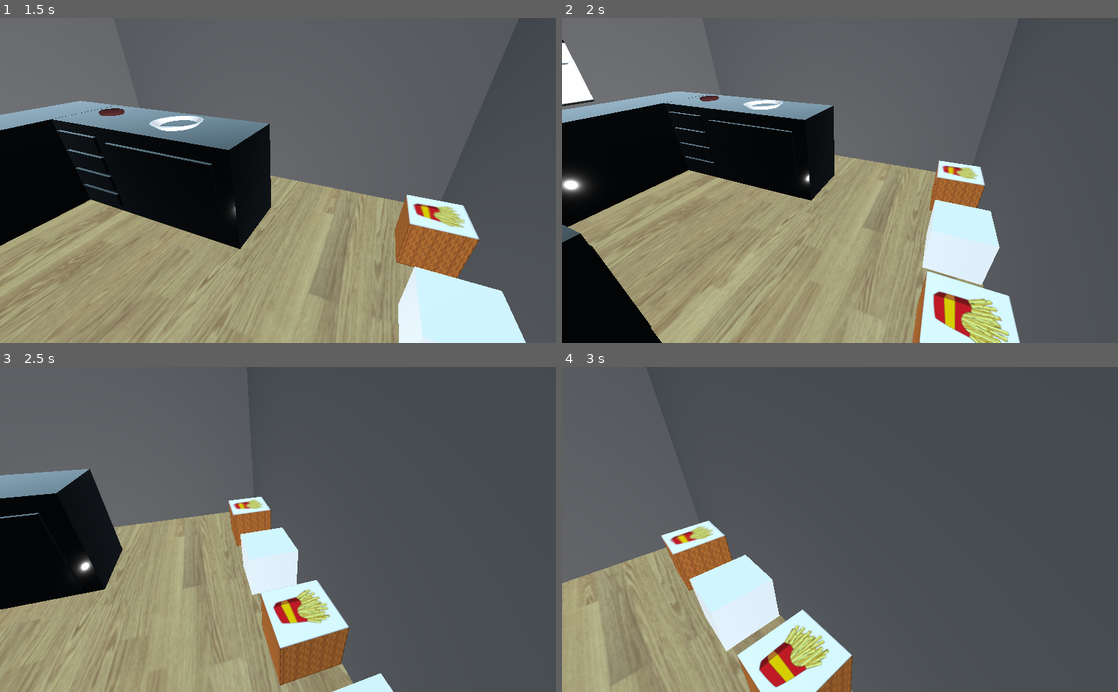
Above: before the commit, frames 1-4 (two rows, left to right).
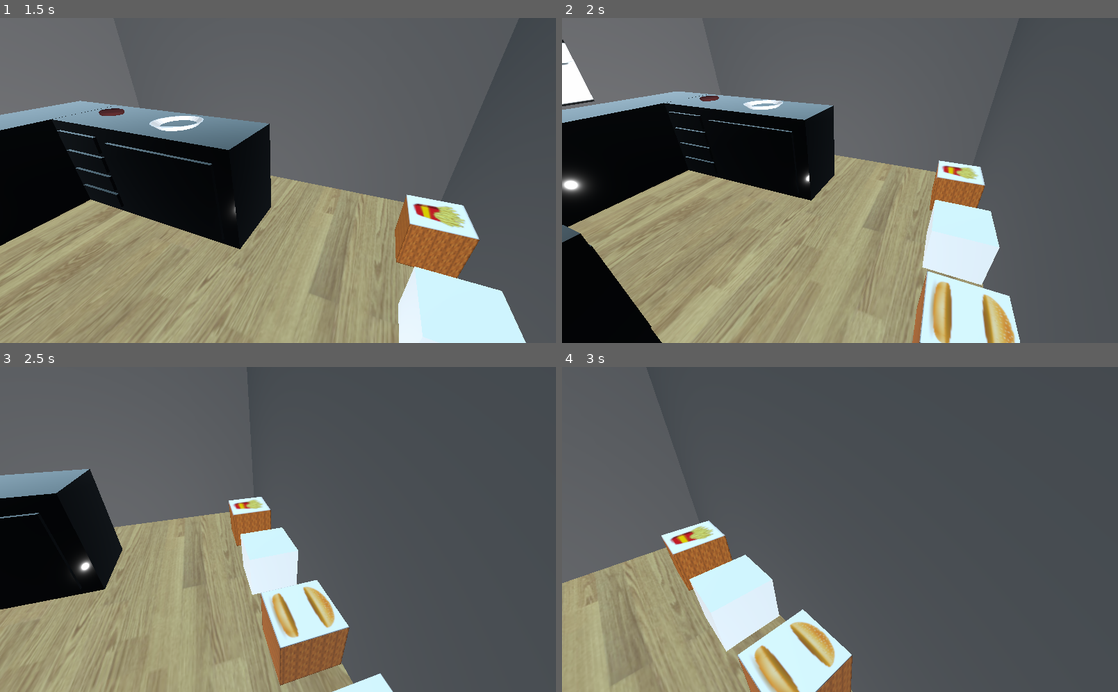
Above: after the commit, the same moments.

Repository: luanavicente/cozinhaemchamas
Game: Godot game, scene res://lanchonete.tscn
Same seed, same stepped clock (60 frames per second), same inputs: the game is played once before the commit and once after it.
Inputs (mouse positions are in pixels of both pictures, inside the frame that each line leads up to):
- Up to frame 1 (1.5 s): move the mouse to (400, 164) at 0.52 s; hold Right (ui_right) 0.53-1.28 s; hold C (drop_it) 0.53-1.28 s; move the mouse to (166, 196) at 1.27 s; hold Down (ui_down) from 1.28 s (still down); tap V (pick_up) at 1.35 s
- Up to frame 2 (2 s): keep holding Down (ui_down)
- Up to frame 3 (2.5 s): move the mouse to (333, 458) at 2.02 s; release Down (ui_down) at 2.03 s; hold Right (ui_right) from 2.03 s (still down); hold C (drop_it) from 2.03 s (still down)
- Up to frame 4 (3 s): move the mouse to (812, 594) at 2.77 s; release Right (ui_right) at 2.78 s; release C (drop_it) at 2.78 s; hold Up (ui_up) from 2.78 s (still down); tap V (pick_up) at 2.85 s

Frame 1 is identical in both runs. In frame 2, 2.0% of the frame differs, in the area x 64-83%, y 77-100%; in frame 3, 1.2%; in frame 4, 1.9%.

Commit message:
MUDA AS TEXTURAS DE NOVO AAA

Diff:
--- a/godot/caixapao.tscn
+++ b/godot/caixapao.tscn
@@ -1,5 +1,12 @@
-[gd_scene load_steps=2 format=2]
+[gd_scene load_steps=4 format=2]
 
 [ext_resource path="res://caixapao.glb" type="PackedScene" id=1]
+[ext_resource path="res://caixapao.png" type="Texture" id=2]
+
+[sub_resource type="SpatialMaterial" id=1]
+albedo_texture = ExtResource( 2 )
 
 [node name="caixapao" instance=ExtResource( 1 )]
+
+[node name="Cube" parent="." index="0"]
+material/0 = SubResource( 1 )
--- a/godot/caixaqueijo.tscn
+++ b/godot/caixaqueijo.tscn
@@ -1,5 +1,12 @@
-[gd_scene load_steps=2 format=2]
+[gd_scene load_steps=4 format=2]
 
 [ext_resource path="res://caixaqueijo.glb" type="PackedScene" id=1]
+[ext_resource path="res://caixaqueijo.png" type="Texture" id=2]
+
+[sub_resource type="SpatialMaterial" id=1]
+albedo_texture = ExtResource( 2 )
 
 [node name="caixaqueijo" instance=ExtResource( 1 )]
+
+[node name="Cube" parent="." index="0"]
+material/0 = SubResource( 1 )
